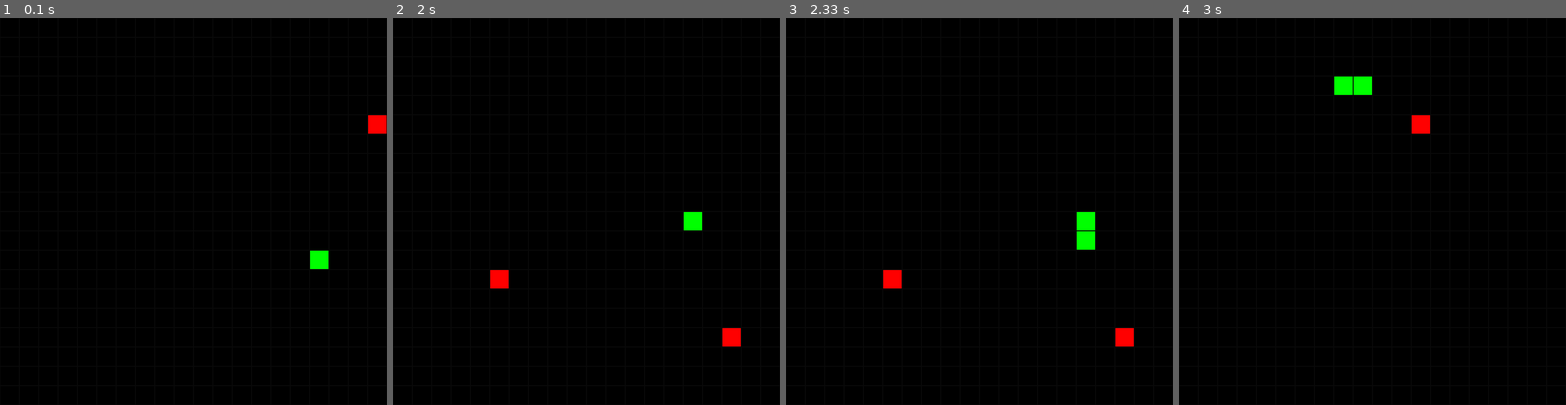
Above: before the commit, frames 1-4 (left to right).
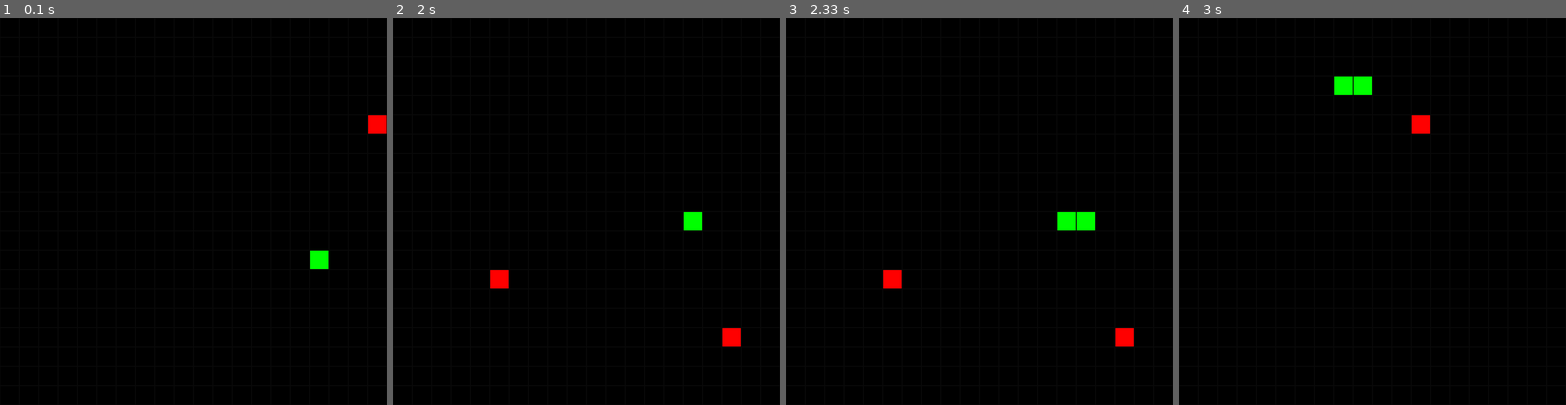
Above: after the commit, the same moments.

Repository: maipley/pygame
Game: pygame game, started from Snake/main.py
The game is run twice, just before and just after one commit, with the same random seed, the same clock (stepped at 60 frames per second) and the same inputs.
Inputs:
- Up to frame 1 (0.1 s): no input
- Up to frame 2 (2 s): hold Right 0.33-0.8 s; hold Up 0.83-1.13 s; hold Right 1.17-1.63 s
- Up to frame 3 (2.33 s): hold A from 2.23 s (still down); hold Down from 2.23 s (still down)
- Up to frame 4 (3 s): release A at 2.53 s; release Down at 2.53 s; hold Down 2.57-2.87 s; tap Space at 2.63, 2.97 s; hold Left from 2.9 s (still down)

Frames 1-2 are identical in both runs. In frame 3, 0.5% of the frame differs, in the area x 70-80%, y 50-60%; in frame 4, nothing differs.

Commit message:
Tweaked minor things

Diff:
--- a/Snake/main.py
+++ b/Snake/main.py
@@ -46,6 +46,7 @@
             dead = False
 
         ## EVENT HANDLING ##
+        pressed = False
         for event in pg.event.get():
             match event.type:
                 case pg.QUIT:
@@ -57,18 +58,24 @@
                         case pg.K_SPACE:
                             dead = True
                 case pg.KEYDOWN:
+                    if pressed:
+                        continue
                     match event.key:
                         case pg.K_w | pg.K_UP:
                             if snk_dir != DOWN:
+                                pressed = True
                                 snk_dir = UP
                         case pg.K_a | pg.K_LEFT:
                             if snk_dir != RIGHT:
+                                pressed = True
                                 snk_dir = LEFT
                         case pg.K_s | pg.K_DOWN:
                             if snk_dir != UP:
+                                pressed = True
                                 snk_dir = DOWN
                         case pg.K_d | pg.K_RIGHT:
                             if snk_dir != LEFT:
+                                pressed = True
                                 snk_dir = RIGHT
 
         ## UPDATE ##
